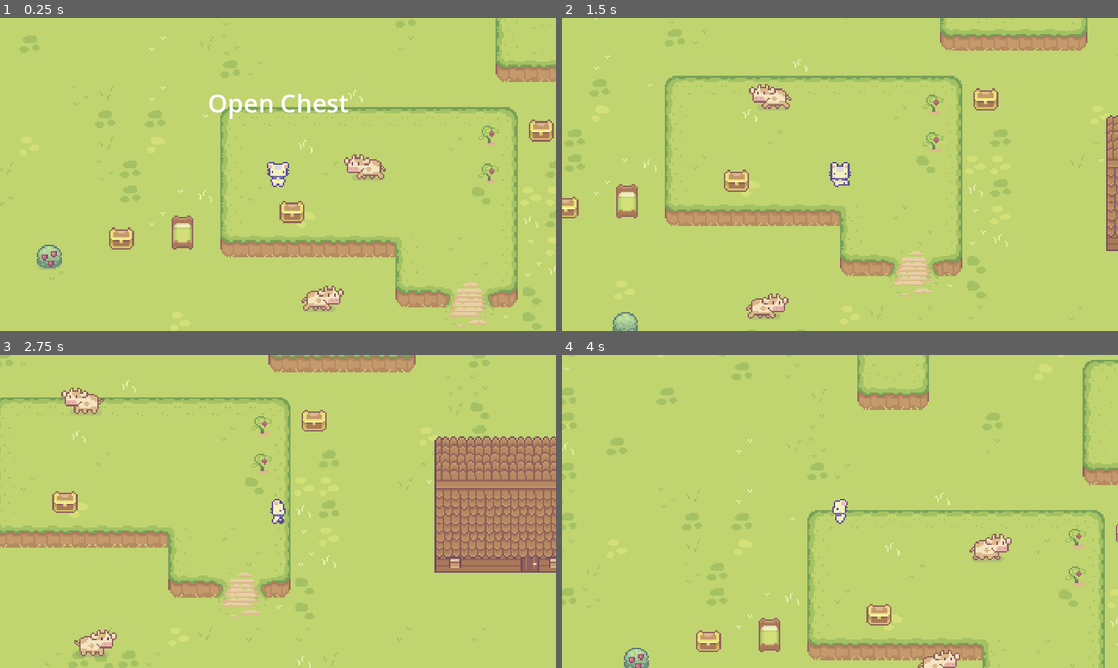
Above: before the commit, frames 1-4 (two rows, left to right).
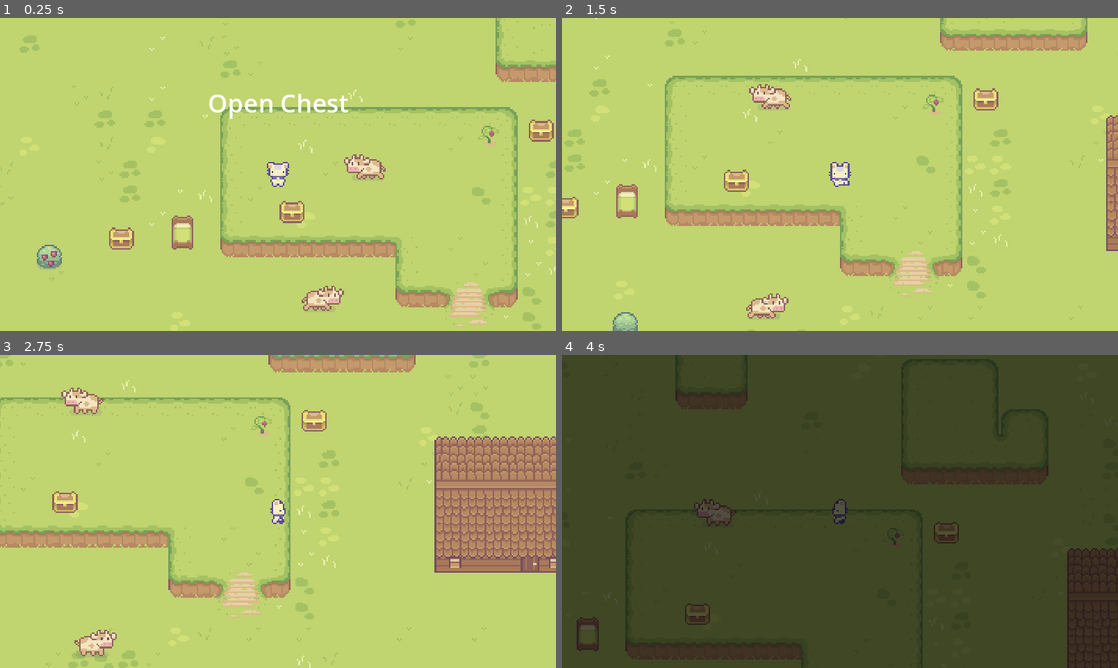
Above: after the commit, the same moments.

Repository: kawaiibats/tacobat
Game: Godot game, scene res://scene_switcher.tscn
The game is run twice, just before and just after one commit, with the same random seed, the same clock (stepped at 60 frames per second) and the same inputs. Sound files missing from this copy of the repository are replaced by a short silence.
Inputs (mouse positions are in pixels of both pictures, inside the frame that each line leads up to):
- Up to frame 1 (0.25 s): no input
- Up to frame 2 (1.5 s): move the mouse to (612, 255) at 0.52 s; hold D (right) 0.53-1.28 s; right-click (612, 255) at 0.6 s; click (612, 255) at 0.67 s; move the mouse to (728, 190) at 1.27 s; hold S (down) from 1.28 s (still down); tap F (interact) at 1.35 s; click (728, 190) at 1.42 s
- Up to frame 3 (2.75 s): move the mouse to (61, 646) at 2.02 s; release S (down) at 2.03 s; hold D (right) from 2.03 s (still down); right-click (61, 646) at 2.1 s; click (61, 646) at 2.17 s
- Up to frame 4 (4 s): move the mouse to (812, 574) at 2.77 s; release D (right) at 2.78 s; hold W (up) 2.78-3.53 s; tap F (interact) at 2.85 s; click (812, 574) at 2.92 s; move the mouse to (612, 658) at 3.52 s; hold A (left) from 3.53 s (still down); right-click (612, 658) at 3.6 s; click (612, 658) at 3.67 s

The runs differ from the first frame. In frame 1, 0.1% of the frame differs, in the area x 86-90%, y 46-53%; in frame 2, 0.1%; in frame 3, 0.1%; in frame 4, 100%, in the area x 0-100%, y 0-100%.

Commit message:
Scene transition part 2/3
Scene now fades in and out with an animation. The level calls its cleanup() function on leaving.

Diff:
--- a/SceneSwitcher.gd
+++ b/SceneSwitcher.gd
@@ -1,7 +1,14 @@
 extends Node
 
-#set default level
+var next_level = null
+var handling : bool = false
+
+
+
+# set default level
 @onready var current_level = $lvl0
+# reference fade out animation
+@onready var anim = $AnimationPlayer
 
 
 
@@ -10,14 +17,29 @@
 	current_level.level_changed.connect(self.handle_level_changed)
 
 
-func handle_level_changed(destination: String):
-	print("start handle_level_changed")
+func handle_level_changed(destination_name: String):
+	if not handling:
+		handling = true
+		print("start handle_level_changed")
 
-	var next_level
-	var lvl_name
+		next_level = load("res://levels/" + destination_name + ".tscn").instantiate()
+		next_level.visible = false
+		add_child(next_level)
+		anim.play("fade_in")
+		next_level.level_changed.connect(self.handle_level_changed)
 
-	next_level = load("res://levels/" + destination + ".tscn").instantiate()
-	add_child(next_level)
-	next_level.level_changed.connect(self.handle_level_changed)
-	current_level.queue_free()
-	current_level = next_level
+
+func _on_animation_player_animation_finished(anim_name):
+	match anim_name:
+		"fade_in":
+			print("cleanup1")
+			current_level.cleanup()
+			print("doesitgethere")
+			current_level = next_level
+			current_level.visible = true
+			next_level = null
+			anim.play("fade_out")
+		"fade_out":
+			print("reset transition cooldown")
+			current_level.play_loaded_sound()
+			handling = false
--- a/components/warper/warpArea.gd
+++ b/components/warper/warpArea.gd
@@ -4,6 +4,7 @@
 signal warp_area_entered(destination)
 
 var entered = false
+var emitted = false
 @export var destination: String
 
 func _on_body_entered(body: CharacterBody2D):
@@ -15,5 +16,7 @@
 
 func _process(delta):
 	if entered == true:
-		emit_signal("warp_area_entered", destination)
-		print("emitted signal")
+		if emitted == false:
+			emitted = true
+			emit_signal("warp_area_entered", destination)
+			print("emitted signal")
--- a/levels/dev_level_2.gd
+++ b/levels/dev_level_2.gd
@@ -6,9 +6,8 @@
 @export var level_name = "devlevel2"
 
 
-
-
-
+func play_loaded_sound() -> void:
+	$LevelLoadedSound.play()
 
 
 
@@ -17,7 +16,22 @@
 	print ("Dev Level Two Genesis Activating..")
 
 
+func cleanup():
+	print("cleanup2")
+	if $WarpAreaEnterSound.playing:
+		print("cleanup3")
+		await $WarpAreaEnterSound.finished
+	print("cleanup4")
+	queue_free()
+
+
+
 
 func _on_warp_area_warp_area_entered(destination):
 	print("dev level 2 print")
+	warp(destination)
+
+
+func warp(destination):
+	$WarpAreaEnterSound.play()
 	emit_signal("level_changed", destination)
--- a/levels/dev_level_2.tscn
+++ b/levels/dev_level_2.tscn
@@ -9,7 +9,9 @@
 [ext_resource type="Texture2D" uid="uid://bl0x2k0i0ic7w" path="res://art/sprout/Tilesets/Water.png" id="4_ppk3n"]
 [ext_resource type="Texture2D" uid="uid://dwaqc7gnk1ar6" path="res://art/sprout/Tilesets/Wooden House.png" id="5_ip47g"]
 [ext_resource type="Texture2D" uid="uid://prfcee3we6ob" path="res://art/sprout/Tilesets/Fences.png" id="6_pvib3"]
+[ext_resource type="AudioStream" uid="uid://ctwqrntpcclgo" path="res://sfx/magIn.mp3" id="11_7hohh"]
 [ext_resource type="PackedScene" uid="uid://bj3laokry4wae" path="res://components/warper/warpArea.tscn" id="12_jje0v"]
+[ext_resource type="AudioStream" uid="uid://bjx6c3sxn0ktu" path="res://sfx/clickEmpty.mp3" id="12_u6p3x"]
 
 [sub_resource type="TileSetAtlasSource" id="TileSetAtlasSource_1mi6g"]
 texture = ExtResource("1_vk672")
@@ -802,4 +804,10 @@
 position = Vector2(66, 237)
 destination = "game_level"
 
+[node name="WarpAreaEnterSound" type="AudioStreamPlayer2D" parent="."]
+stream = ExtResource("11_7hohh")
+
+[node name="LevelLoadedSound" type="AudioStreamPlayer2D" parent="."]
+stream = ExtResource("12_u6p3x")
+
 [connection signal="warp_area_entered" from="warp2devisland" to="." method="_on_warp_area_warp_area_entered"]
--- a/levels/game_level.gd
+++ b/levels/game_level.gd
@@ -6,6 +6,14 @@
 @export var level_name = "devisland"
 
 
+func play_loaded_sound():
+	print("Play Loaded Sound!")
+	$LevelLoadedSound.play()
+
+func play_warp_enter_sound():
+	print("Play Warp Enter Sound!")
+	$WarpAreaEnterSound.play()
+
 
 
 func genesis():
@@ -13,12 +21,13 @@
 
 
 
-
-
-
-
-
-
+func cleanup():
+	print("cleanup2")
+	if $WarpAreaEnterSound.playing:
+		print("cleanup3")
+		await $WarpAreaEnterSound.finished
+	print("cleanup4")
+	queue_free()
 
 
 
@@ -27,19 +36,18 @@
 
 func _on_warper_warp_area_entered(destination):
 	print("game level print by spawn")
-	emit_signal("level_changed", destination)
-
+	warp(destination)
 
 func _on_warpdevlvl_2_warp_area_entered(destination):
 	print("game level print top exit 1")
-	emit_signal("level_changed", destination)
-
+	warp(destination)
 
 func _on_warp_2_devlvl_2_warp_area_entered(destination):
 	print("game level print top exit 2")
-	emit_signal("level_changed", destination)
+	warp(destination)
 
 
-func _on_warp_area_warp_area_entered(destination):
-	print("game level print by spawn, alternate")
+
+func warp(destination):
+	play_warp_enter_sound()
 	emit_signal("level_changed", destination)
--- a/levels/game_level.tscn
+++ b/levels/game_level.tscn
@@ -15,6 +15,8 @@
 [ext_resource type="PackedScene" uid="uid://bquf4add2un5n" path="res://world/berrybush.tscn" id="12_t3ofs"]
 [ext_resource type="PackedScene" uid="uid://cyin5wgk4kyy5" path="res://world/bush.tscn" id="12_ultf5"]
 [ext_resource type="PackedScene" uid="uid://bj3laokry4wae" path="res://components/warper/warpArea.tscn" id="16_awuu8"]
+[ext_resource type="AudioStream" uid="uid://ctwqrntpcclgo" path="res://sfx/magIn.mp3" id="16_klg8f"]
+[ext_resource type="AudioStream" uid="uid://bjx6c3sxn0ktu" path="res://sfx/clickEmpty.mp3" id="17_e0ttg"]
 
 [sub_resource type="TileSetAtlasSource" id="TileSetAtlasSource_1mi6g"]
 texture = ExtResource("2_6eclw")
@@ -1151,17 +1153,18 @@
 [node name="warpArea2" parent="." instance=ExtResource("16_awuu8")]
 position = Vector2(126, -49)
 
-[node name="warpArea" parent="." instance=ExtResource("16_awuu8")]
-position = Vector2(126, -25)
-destination = "game_level"
-
 [node name="warpdevlvl2" parent="." instance=ExtResource("16_awuu8")]
 position = Vector2(71, -269)
 
 [node name="warp2devlvl2" parent="." instance=ExtResource("16_awuu8")]
 position = Vector2(91, -269)
 
+[node name="WarpAreaEnterSound" type="AudioStreamPlayer2D" parent="."]
+stream = ExtResource("16_klg8f")
+
+[node name="LevelLoadedSound" type="AudioStreamPlayer2D" parent="."]
+stream = ExtResource("17_e0ttg")
+
 [connection signal="warp_area_entered" from="warpArea2" to="." method="_on_warper_warp_area_entered"]
-[connection signal="warp_area_entered" from="warpArea" to="." method="_on_warp_area_warp_area_entered"]
 [connection signal="warp_area_entered" from="warpdevlvl2" to="." method="_on_warpdevlvl_2_warp_area_entered"]
 [connection signal="warp_area_entered" from="warp2devlvl2" to="." method="_on_warp_2_devlvl_2_warp_area_entered"]
--- a/scene_switcher.tscn
+++ b/scene_switcher.tscn
@@ -1,11 +1,68 @@
-[gd_scene load_steps=3 format=3 uid="uid://bh47ns4e6qtaq"]
+[gd_scene load_steps=6 format=3 uid="uid://bh47ns4e6qtaq"]
 
 [ext_resource type="Script" path="res://SceneSwitcher.gd" id="1_5f4ih"]
 [ext_resource type="PackedScene" uid="uid://dmh38av4a6xsw" path="res://levels/game_level.tscn" id="2_ep1kk"]
+
+[sub_resource type="Animation" id="Animation_7khwv"]
+resource_name = "fade_in"
+tracks/0/type = "value"
+tracks/0/imported = false
+tracks/0/enabled = true
+tracks/0/path = NodePath("OverlayLayer/OverlayFade:color")
+tracks/0/interp = 1
+tracks/0/loop_wrap = true
+tracks/0/keys = {
+"times": PackedFloat32Array(0, 1),
+"transitions": PackedFloat32Array(1, 1),
+"update": 0,
+"values": [Color(0, 0, 0, 0), Color(0, 0, 0, 1)]
+}
+
+[sub_resource type="Animation" id="Animation_8rncl"]
+resource_name = "fade_out"
+tracks/0/type = "value"
+tracks/0/imported = false
+tracks/0/enabled = true
+tracks/0/path = NodePath("OverlayLayer/OverlayFade:color")
+tracks/0/interp = 1
+tracks/0/loop_wrap = true
+tracks/0/keys = {
+"times": PackedFloat32Array(0, 1),
+"transitions": PackedFloat32Array(1, 1),
+"update": 0,
+"values": [Color(0, 0, 0, 1), Color(0, 0, 0, 0)]
+}
+
+[sub_resource type="AnimationLibrary" id="AnimationLibrary_hj3jk"]
+_data = {
+"fade_in": SubResource("Animation_7khwv"),
+"fade_out": SubResource("Animation_8rncl")
+}
 
 [node name="SceneSwitcher" type="Node"]
 script = ExtResource("1_5f4ih")
 
 [node name="lvl0" parent="." instance=ExtResource("2_ep1kk")]
 
-[connection signal="level_changed" from="lvl0" to="." method="_on_lvl_0_level_changed"]
+[node name="AnimationPlayer" type="AnimationPlayer" parent="."]
+libraries = {
+"": SubResource("AnimationLibrary_hj3jk")
+}
+
+[node name="OverlayLayer" type="CanvasLayer" parent="."]
+layer = 10
+
+[node name="OverlayFade" type="ColorRect" parent="OverlayLayer"]
+anchors_preset = 15
+anchor_right = 1.0
+anchor_bottom = 1.0
+offset_left = -3000.0
+offset_top = -3000.0
+offset_right = 1580.0
+offset_bottom = 2200.0
+grow_horizontal = 2
+grow_vertical = 2
+mouse_filter = 2
+color = Color(0, 0, 0, 0)
+
+[connection signal="animation_finished" from="AnimationPlayer" to="." method="_on_animation_player_animation_finished"]
Not shown: 1 places in levels/dev_level_2.tscn that only renumber resources
Not shown: 1 places in levels/game_level.tscn that only renumber resources
Not shown, added: sfx/clickEmpty.mp3.import
Not shown, added: sfx/magIn.mp3.import
Not shown, added: sfx/clickEmpty.mp3
Not shown, added: sfx/magIn.mp3
